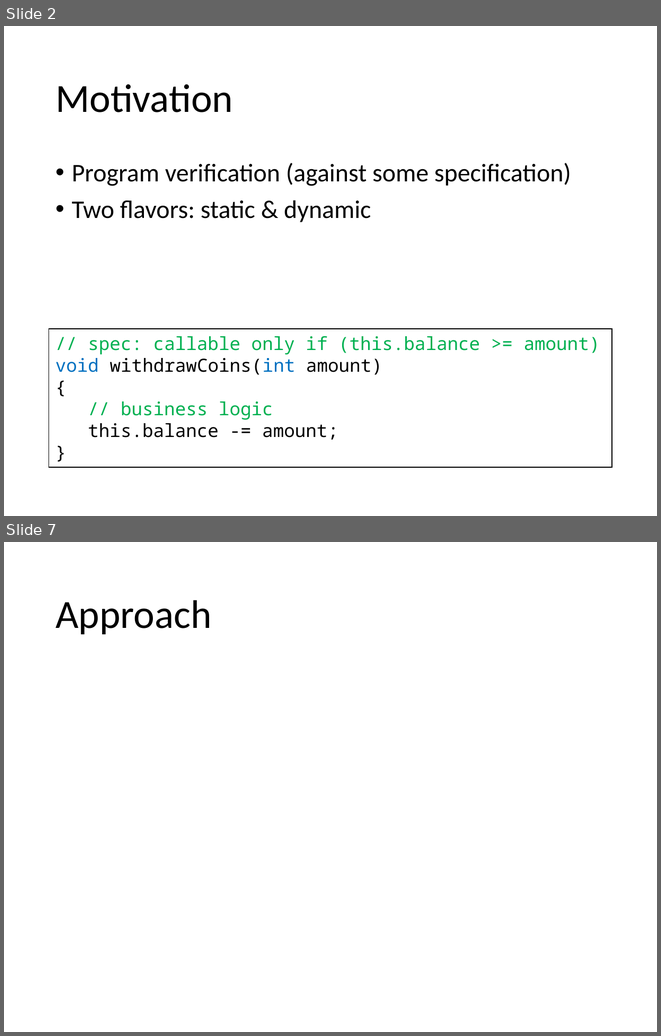
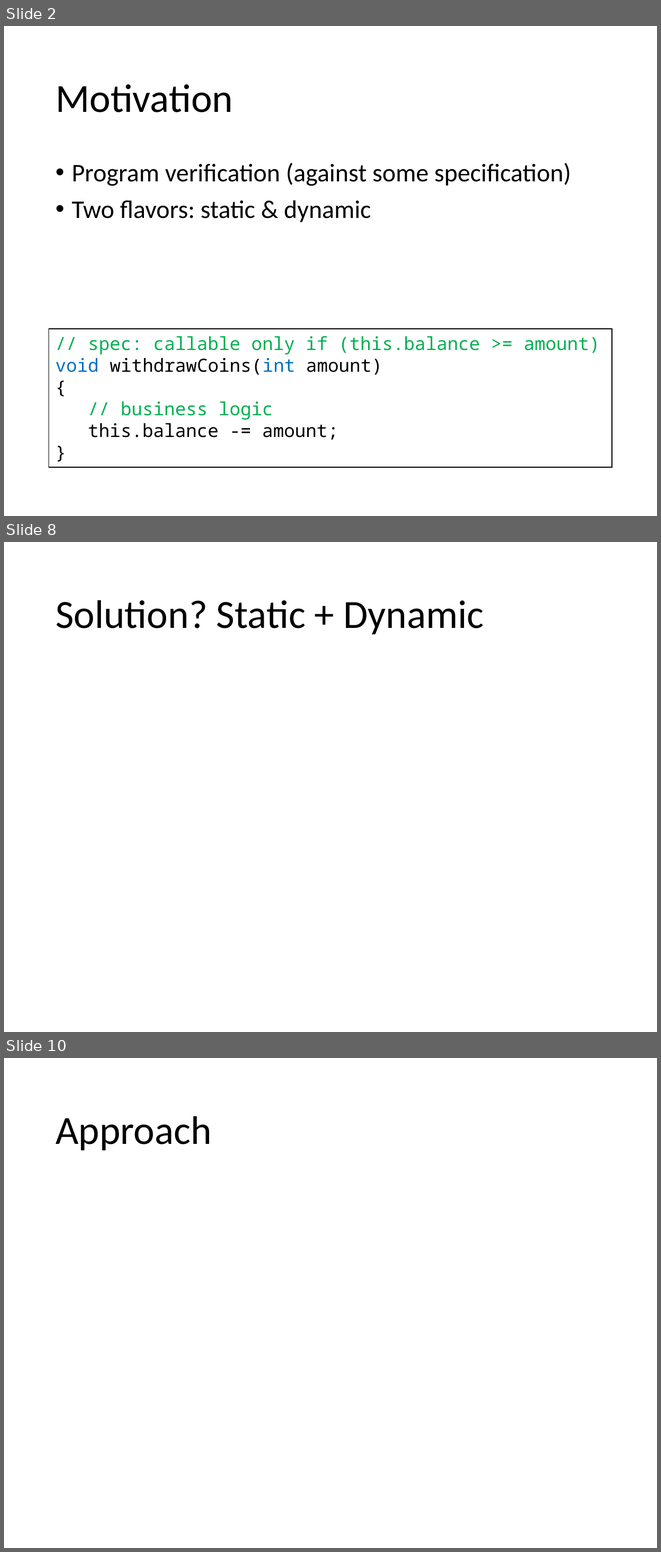
Before and after one commit to olydis/GradVerThesis, a slide deck: presentation/PLunch.pptx. Shown one above the other, each under a label of ours: slides 2 and 7 before the commit, slides 2, 8 and 10 after it; the slides between them are not shown. The pictures are 661x1036 and 661x1552 pixels, drawn with LibreOffice and Linux fonts; fonts in the diff are those of the drawing; background and template pictures are left out. Boxes give left, top, right and bottom in pixels: in the first picture for what was removed or moved away, otherwise in the second. Text is boxed around its words. In the diff, an @@ line names an element or a change of style, - is before the commit and + after.

```diff
--- a/presentation/PLunch.pptx
+++ b/presentation/PLunch.pptx
@@ slide 8 added at [4, 542, 657, 1032], background picture (left out) @@
@@ rectangle added at [4, 542, 657, 663], fill gradient #FFFFFF @@
@@ title added at [55, 600, 484, 634], 44 pt, text #000000 @@
+Solution? Static + Dynamic
@@ what was slide 7 is now slide 10 @@
```
Also in this commit, not shown: 4 slides changed, 2 other slides added, 2 other files.
